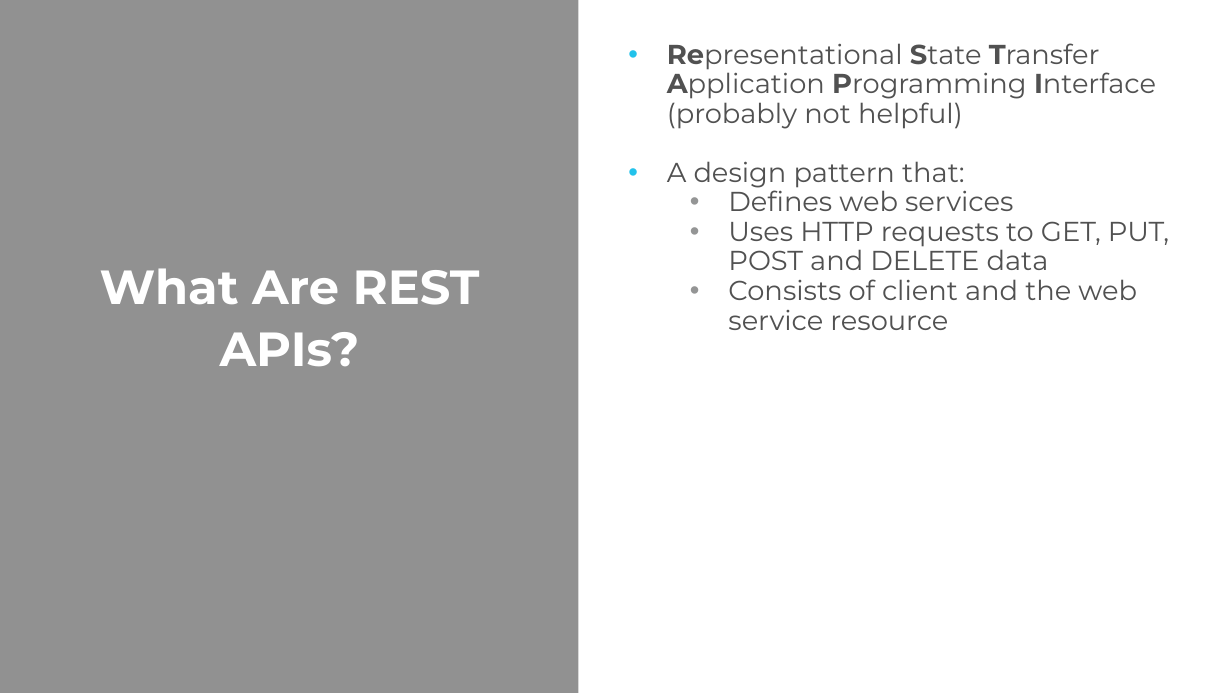
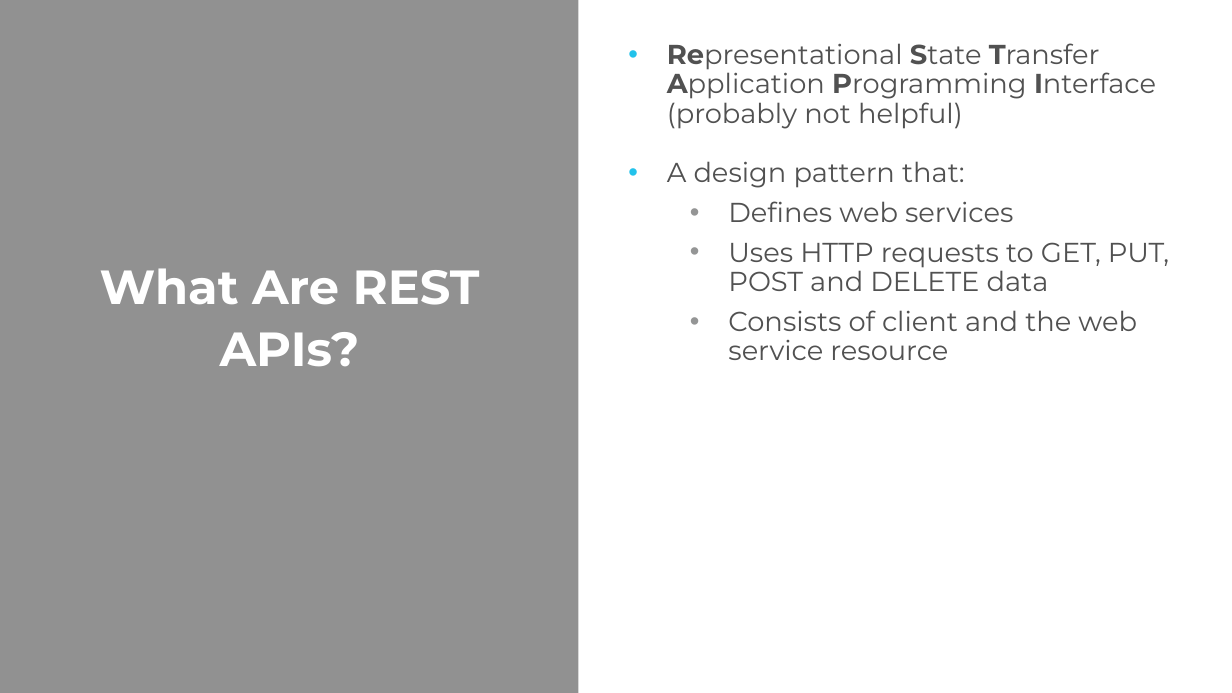
Before and after one commit to BrightcoveLearning/BCL-LearningSamples, a slide deck: slide 3 of PLAYTV2020/rest-apis-intro.pptx. Drawn at 1232x693 pixels with LibreOffice and Linux fonts; fonts in the diff are those of the drawing; background and template pictures are left out. Boxes give left, top, right and bottom in pixels: in the first picture for what was removed or moved away, otherwise in the second. Text is boxed around its words. In the diff, an @@ line names an element or a change of style, - is before the commit and + after.

```diff
--- a/PLAYTV2020/rest-apis-intro.pptx
+++ b/PLAYTV2020/rest-apis-intro.pptx
@@ text at [667,161,1169,360]: more space between paragraphs @@
```
Also in this commit, not shown: 3 other slides changed, 1 slide added, 1 other file.
